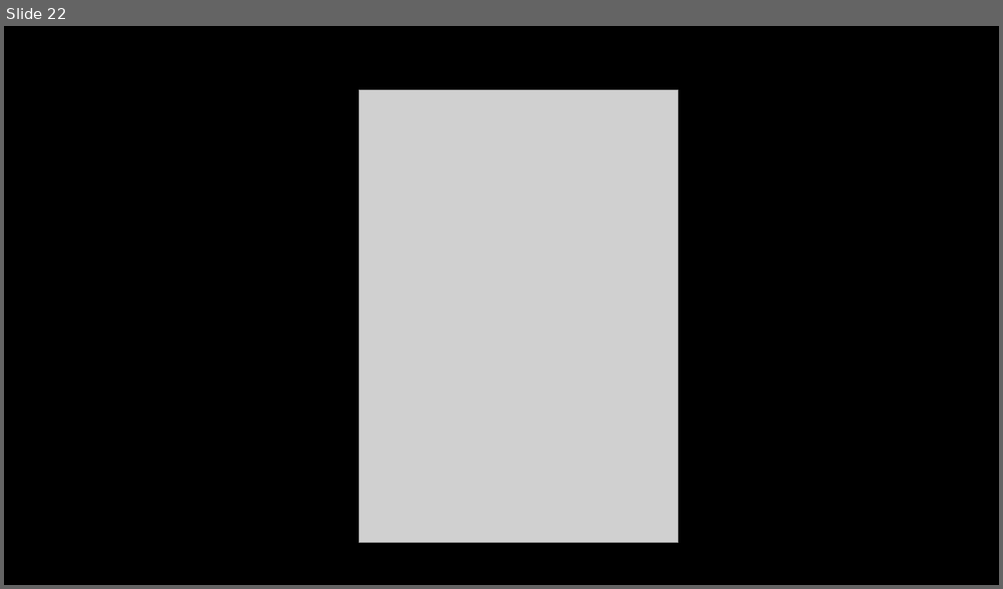
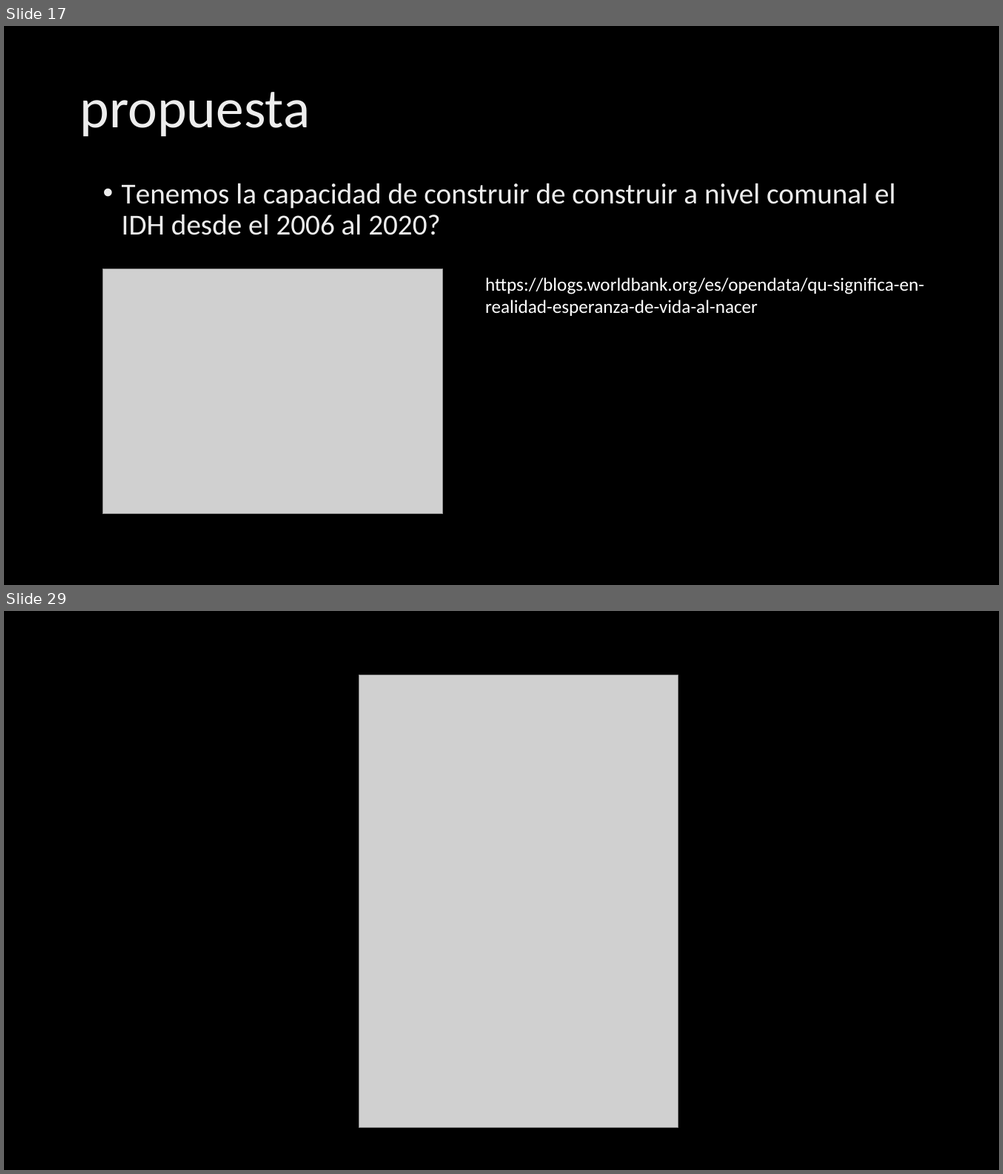
Before and after one commit to Sud-Austral/ds_indices, a slide deck: indices.pptx. Shown one above the other, each under a label of ours: slide 22 before the commit, slides 17 and 29 after it; the slides between them are not shown. The pictures are 1003x589 and 1003x1174 pixels, drawn with LibreOffice and Linux fonts; fonts in the diff are those of the drawing; grey boxes stand for pictures; background and template pictures are left out. Boxes give left, top, right and bottom in pixels: in the first picture for what was removed or moved away, otherwise in the second. Text is boxed around its words. In the diff, an @@ line names an element or a change of style, - is before the commit and + after.

```diff
--- a/indices.pptx
+++ b/indices.pptx
@@ slide 17 added at (4,26,999,585), background picture (left out) @@
@@ title added at (79,92,310,137), 54 pt, text gradient #BFBFBF to #EDEDED to #FFFFFF @@
+propuesta
@@ text added at (122,183,895,235), 28 pt, text gradient #BFBFBF to #EDEDED to #FFFFFF @@
+• Tenemos la capacidad de construir de construir a nivel comunal el IDH desde el 2006 al 2020?
@@ picture added at (102,269,443,514) @@
@@ text added at (485,278,924,316), 18 pt, text #FFFFFF @@
+https://blogs.worldbank.org/es/opendata/qu-significa-en-realidad-esperanza-de-vida-al-nacer
@@ what was slide 22 is now slide 29 @@
```
Also in this commit, not shown: 21 slides changed, 13 other slides added, 7 slides removed.
